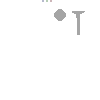
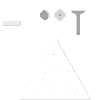
Comparing the layer stacks of the two w=100, h=100 images. Changes:
painted on "Peg" over left=20, top=9, right=86, bottom=100
added layer "Layer 2" above "Layer 1" over left=20, top=39, right=91, bottom=100
painted on "Layer 1" over left=3, top=0, right=52, bottom=26
